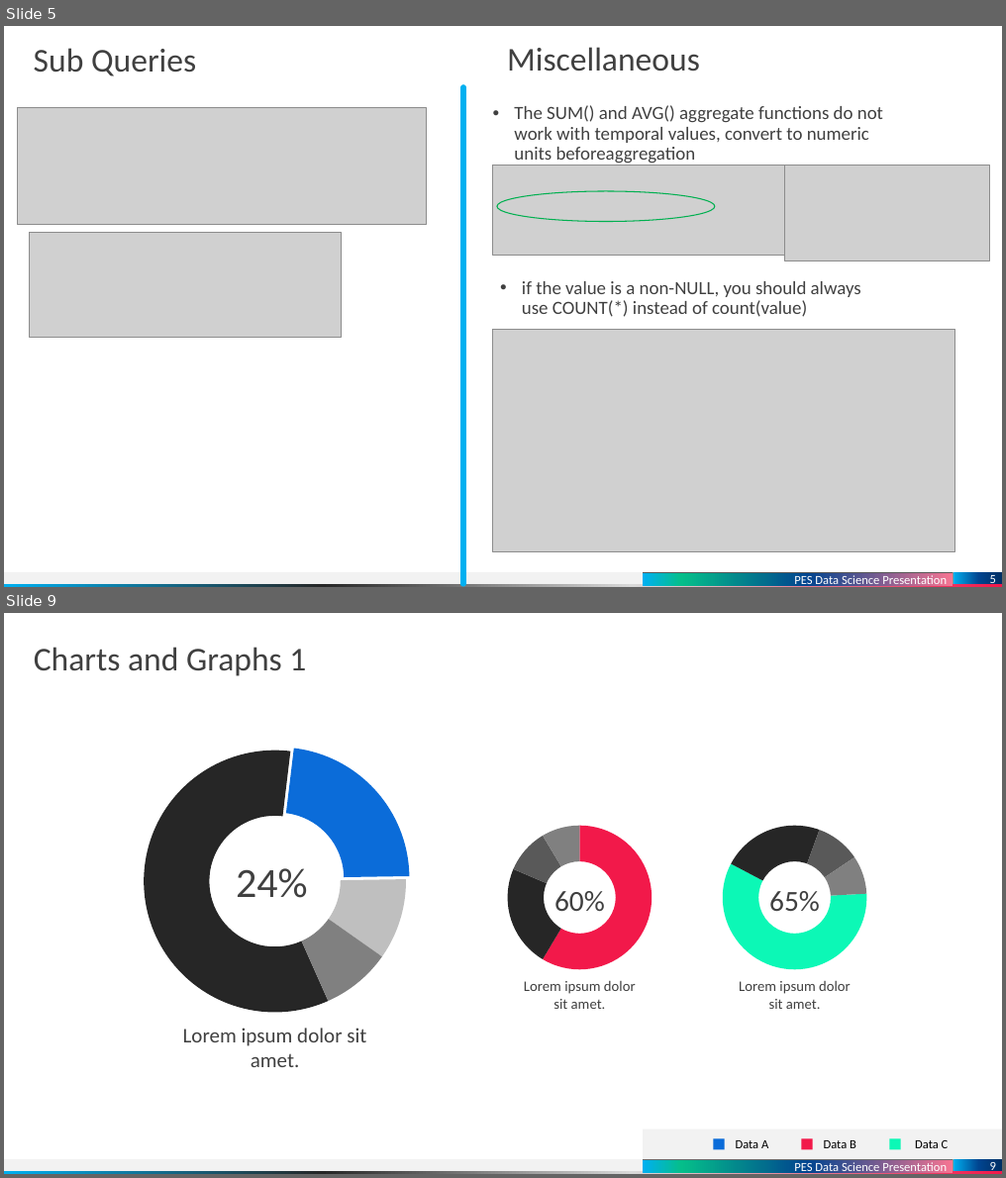
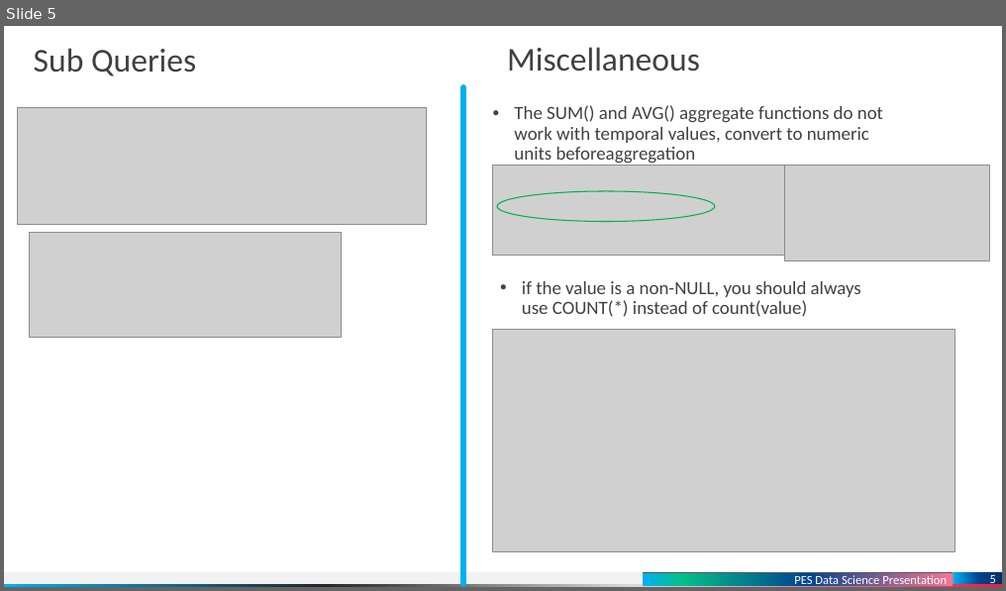
Before and after one commit to dinuthomas/pesmtech, a slide deck: presentation/medicine.pptx. Shown one above the other, each under a label of ours: slides 5 and 9 before the commit, slide 5 after it; the slides between them are not shown. The pictures are 1006x1178 and 1006x591 pixels, drawn with LibreOffice and Linux fonts; fonts in the diff are those of the drawing; grey boxes stand for pictures. Boxes give left, top, right and bottom in pixels: in the first picture for what was removed or moved away, otherwise in the second. Text is boxed around its words. In the diff, an @@ line names an element or a change of style, - is before the commit and + after.

```diff
--- a/presentation/medicine.pptx
+++ b/presentation/medicine.pptx
@@ slide 9 removed at bbox=[4, 613, 1002, 1174], background #FFFFFF; not listed: 3 template elements that a slide beside it also shows @@
@@ title removed at bbox=[34, 647, 306, 676] @@
-Charts and Graphs 1
@@ doughnut chart removed at bbox=[129, 725, 421, 1039] @@
-categories: 1, 2, 3, 4
-Series 1: 59, 23, 10, 9
@@ doughnut chart removed at bbox=[497, 809, 662, 986] @@
-categories: 1, 2, 3, 4
-Series 1: 59, 23, 10, 9
@@ doughnut chart removed at bbox=[712, 809, 877, 986] @@
-categories: 1, 2, 3, 4
-Series 1: 59, 23, 10, 9
@@ text removed at bbox=[236, 868, 307, 898] @@
-24%
@@ text removed at bbox=[554, 891, 605, 912] @@
-60%
@@ text removed at bbox=[769, 891, 820, 912] @@
-65%
@@ text removed at bbox=[524, 981, 636, 1009] @@
-Lorem ipsum dolor
-sit amet.
@@ text removed at bbox=[739, 981, 850, 1009] @@
-Lorem ipsum dolor
-sit amet.
@@ text removed at bbox=[183, 1028, 366, 1067] @@
-Lorem ipsum dolor sit amet.
@@ rectangle removed at bbox=[643, 1130, 1002, 1159] @@
@@ group removed at bbox=[714, 1140, 948, 1151]: 3 texts, 3 rectangles @@
-Data A
-Data B
-Data C
@@ rectangle removed at bbox=[644, 1161, 953, 1173] @@
-PES Data Science Presentation
@@ page number removed at bbox=[953, 1159, 1002, 1171] @@
-9
```
Also in this commit, not shown: 1 slide changed, 3 slides added, 7 other slides removed.
